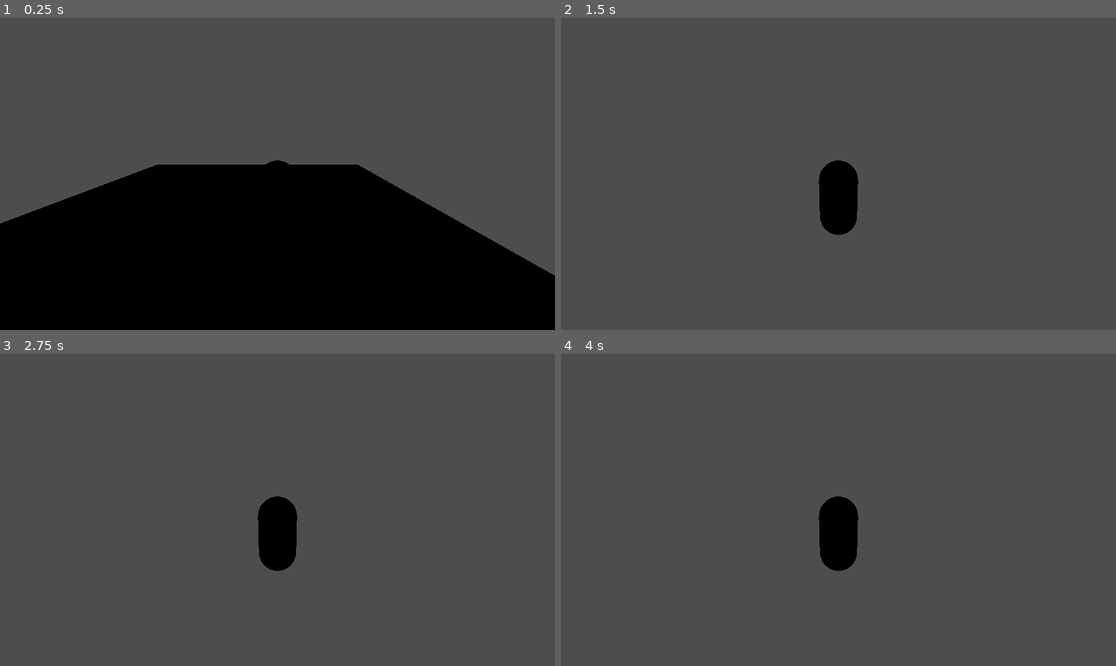
Above: before the commit, frames 1-4 (two rows, left to right).
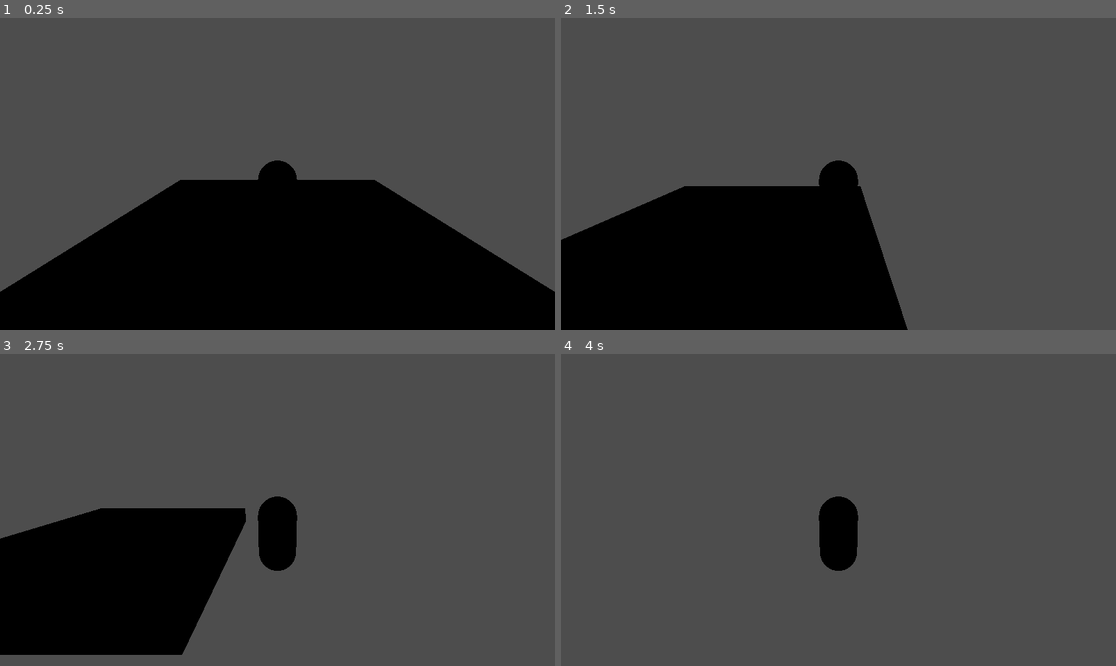
Above: after the commit, the same moments.

Repository: flaco99/valentine
Game: Godot game, scene res://node_3d.tscn
The game is run twice, just before and just after one commit, with the same random seed, the same clock (stepped at 60 frames per second) and the same inputs. Before the commit the project has no main scene; this scene is started directly in both runs.
Inputs:
- Up to frame 1 (0.25 s): no input
- Up to frame 2 (1.5 s): hold D (move_right, bound only after the commit) 0.53-1.28 s; tap Space (jump, bound only after the commit) at 0.6, 0.77, 1.07, 1.35 s; hold S (move_backward, bound only after the commit) from 1.28 s (still down)
- Up to frame 3 (2.75 s): tap Space (jump, bound only after the commit) at 1.52, 1.82, 2.1 s; release S (move_backward, bound only after the commit) at 2.03 s; hold D (move_right, bound only after the commit) from 2.03 s (still down)
- Up to frame 4 (4 s): release D (move_right, bound only after the commit) at 2.78 s; hold W (move_forward, bound only after the commit) 2.78-3.53 s; tap Space (jump, bound only after the commit) at 2.85, 3.02, 3.32, 3.6, 3.77 s; hold A (move_left, bound only after the commit) from 3.53 s (still down)

The runs differ from the first frame. In frame 1, 7.3% of the frame differs, in the area x 0-100%, y 46-88%; in frame 2, 24%, in the area x 0-63%, y 53-100%; in frame 3, 17%; in frame 4, nothing differs.

Commit message:
added movement and jump

Diff:
--- a/node_3d.tscn
+++ b/node_3d.tscn
@@ -10,6 +10,7 @@
 size = Vector3(10, 1, 10)
 
 [sub_resource type="BoxShape3D" id="BoxShape3D_e2kqw"]
+size = Vector3(10, 1, 10)
 
 [node name="Node3D" type="Node3D"]
 
@@ -33,4 +34,5 @@
 mesh = SubResource("BoxMesh_ey47l")
 
 [node name="CollisionShape3D" type="CollisionShape3D" parent="Floor"]
+transform = Transform3D(1, 0, 0, 0, 1, 0, 0, 0, 1, 0, -1, 0)
 shape = SubResource("BoxShape3D_e2kqw")
--- a/project.godot
+++ b/project.godot
@@ -11,5 +11,38 @@
 [application]
 
 config/name="valentine"
+run/main_scene="res://node_3d.tscn"
 config/features=PackedStringArray("4.3", "Forward Plus")
 config/icon="res://icon.svg"
+
+[input]
+
+move_forward={
+"deadzone": 0.5,
+"events": [Object(InputEventKey,"resource_local_to_scene":false,"resource_name":"","device":0,"window_id":0,"alt_pressed":false,"shift_pressed":false,"ctrl_pressed":false,"meta_pressed":false,"pressed":false,"keycode":0,"physical_keycode":87,"key_label":0,"unicode":0,"location":0,"echo":false,"script":null)
+, Object(InputEventKey,"resource_local_to_scene":false,"resource_name":"","device":-1,"window_id":0,"alt_pressed":false,"shift_pressed":false,"ctrl_pressed":false,"meta_pressed":false,"pressed":false,"keycode":0,"physical_keycode":4194320,"key_label":0,"unicode":0,"location":0,"echo":false,"script":null)
+]
+}
+move_backward={
+"deadzone": 0.5,
+"events": [Object(InputEventKey,"resource_local_to_scene":false,"resource_name":"","device":-1,"window_id":0,"alt_pressed":false,"shift_pressed":false,"ctrl_pressed":false,"meta_pressed":false,"pressed":false,"keycode":0,"physical_keycode":83,"key_label":0,"unicode":115,"location":0,"echo":false,"script":null)
+, Object(InputEventKey,"resource_local_to_scene":false,"resource_name":"","device":-1,"window_id":0,"alt_pressed":false,"shift_pressed":false,"ctrl_pressed":false,"meta_pressed":false,"pressed":false,"keycode":0,"physical_keycode":4194322,"key_label":0,"unicode":0,"location":0,"echo":false,"script":null)
+]
+}
+move_left={
+"deadzone": 0.5,
+"events": [Object(InputEventKey,"resource_local_to_scene":false,"resource_name":"","device":-1,"window_id":0,"alt_pressed":false,"shift_pressed":false,"ctrl_pressed":false,"meta_pressed":false,"pressed":false,"keycode":0,"physical_keycode":65,"key_label":0,"unicode":97,"location":0,"echo":false,"script":null)
+, Object(InputEventKey,"resource_local_to_scene":false,"resource_name":"","device":-1,"window_id":0,"alt_pressed":false,"shift_pressed":false,"ctrl_pressed":false,"meta_pressed":false,"pressed":false,"keycode":0,"physical_keycode":4194319,"key_label":0,"unicode":0,"location":0,"echo":false,"script":null)
+]
+}
+move_right={
+"deadzone": 0.5,
+"events": [Object(InputEventKey,"resource_local_to_scene":false,"resource_name":"","device":-1,"window_id":0,"alt_pressed":false,"shift_pressed":false,"ctrl_pressed":false,"meta_pressed":false,"pressed":false,"keycode":0,"physical_keycode":68,"key_label":0,"unicode":100,"location":0,"echo":false,"script":null)
+, Object(InputEventKey,"resource_local_to_scene":false,"resource_name":"","device":-1,"window_id":0,"alt_pressed":false,"shift_pressed":false,"ctrl_pressed":false,"meta_pressed":false,"pressed":false,"keycode":0,"physical_keycode":4194321,"key_label":0,"unicode":0,"location":0,"echo":false,"script":null)
+]
+}
+jump={
+"deadzone": 0.5,
+"events": [Object(InputEventKey,"resource_local_to_scene":false,"resource_name":"","device":-1,"window_id":0,"alt_pressed":false,"shift_pressed":false,"ctrl_pressed":false,"meta_pressed":false,"pressed":false,"keycode":0,"physical_keycode":32,"key_label":0,"unicode":32,"location":0,"echo":false,"script":null)
+]
+}
